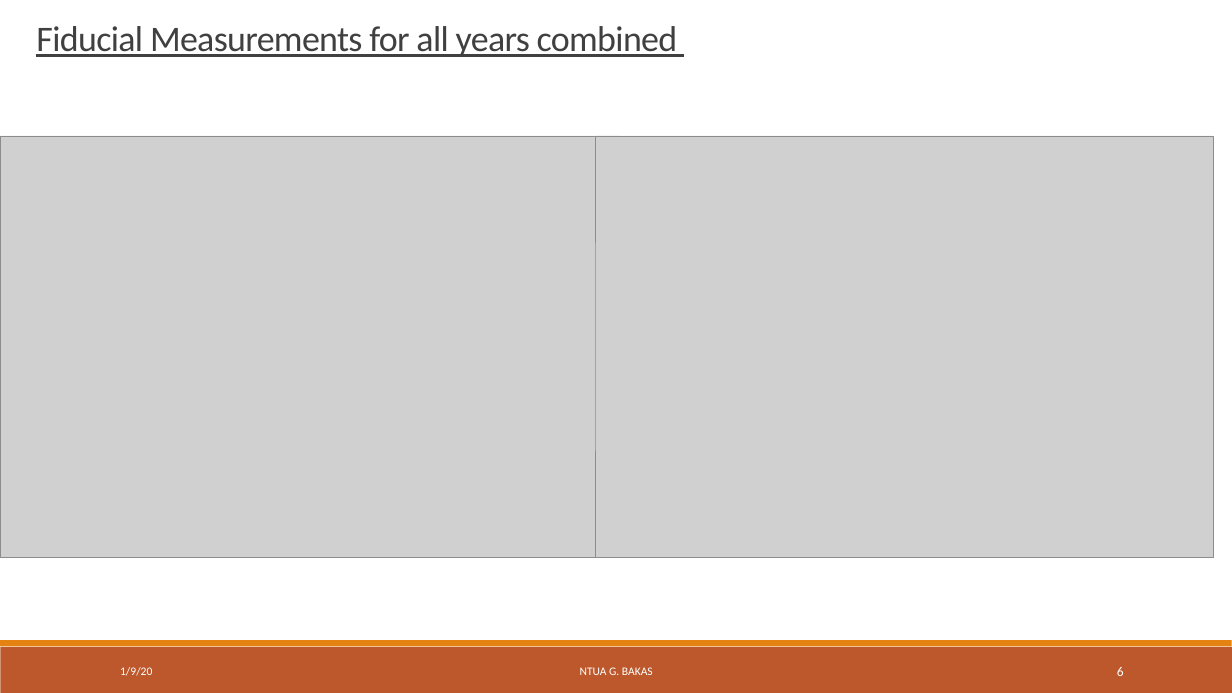
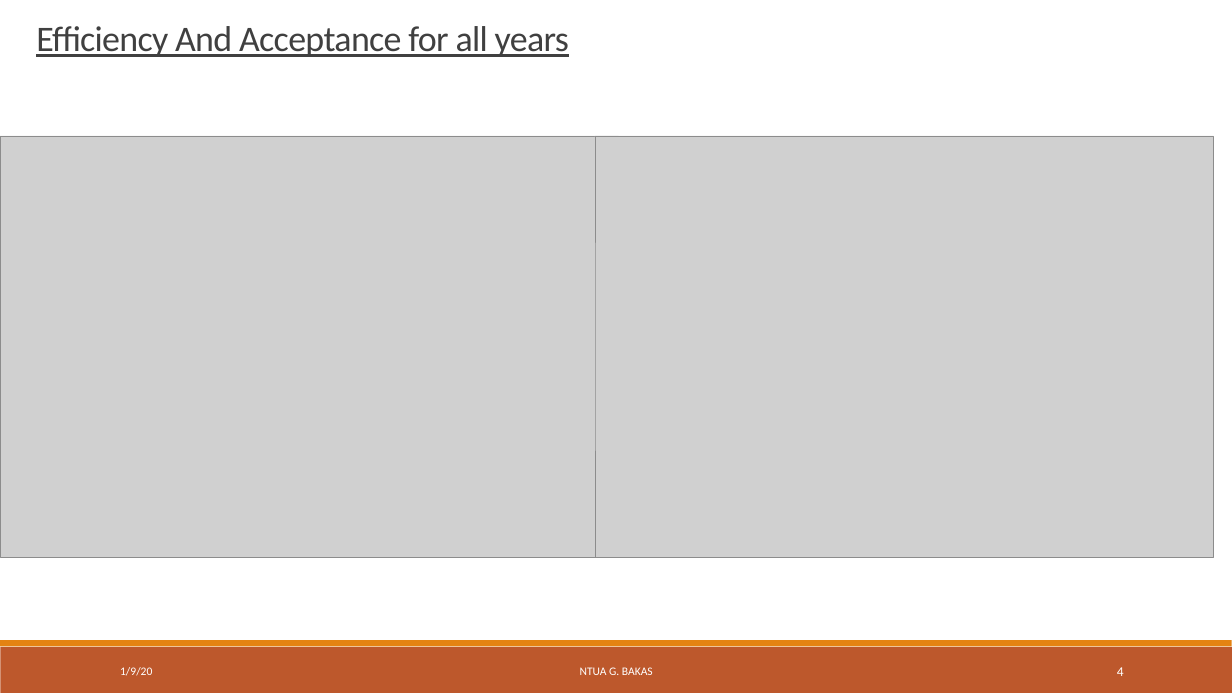
Before and after one commit to georgebakas/HEP-NTUA, a slide deck: slide 4 of Weekly Meetings/HEP_Weekly_10January2020.pptx (slide 6 before the commit). Drawn at 1232x693 pixels with LibreOffice and Linux fonts; fonts in the diff are those of the drawing; grey boxes stand for pictures; background and template pictures are left out. Boxes give left, top, right and bottom in pixels: in the first picture for what was removed or moved away, otherwise in the second. Text is boxed around its words. In the diff, an @@ line names an element or a change of style, - is before the commit and + after.

Commit message:
New efficiencies and acceptances for several vars. Also QCD closure test and tt contamination for loose btag wp

```diff
--- a/Weekly Meetings/HEP_Weekly_10January2020.pptx
+++ b/Weekly Meetings/HEP_Weekly_10January2020.pptx
@@ text at [36, 26, 569, 57]: text changed @@
-Fiducial Measurements for all years combined
+Efficiency And Acceptance for all years
@@ page number at [1117, 667, 1124, 676]: text changed @@
-6
+4
```
Also in this commit, not shown: 2 other slides changed, 1 slide removed, 24 other files.
